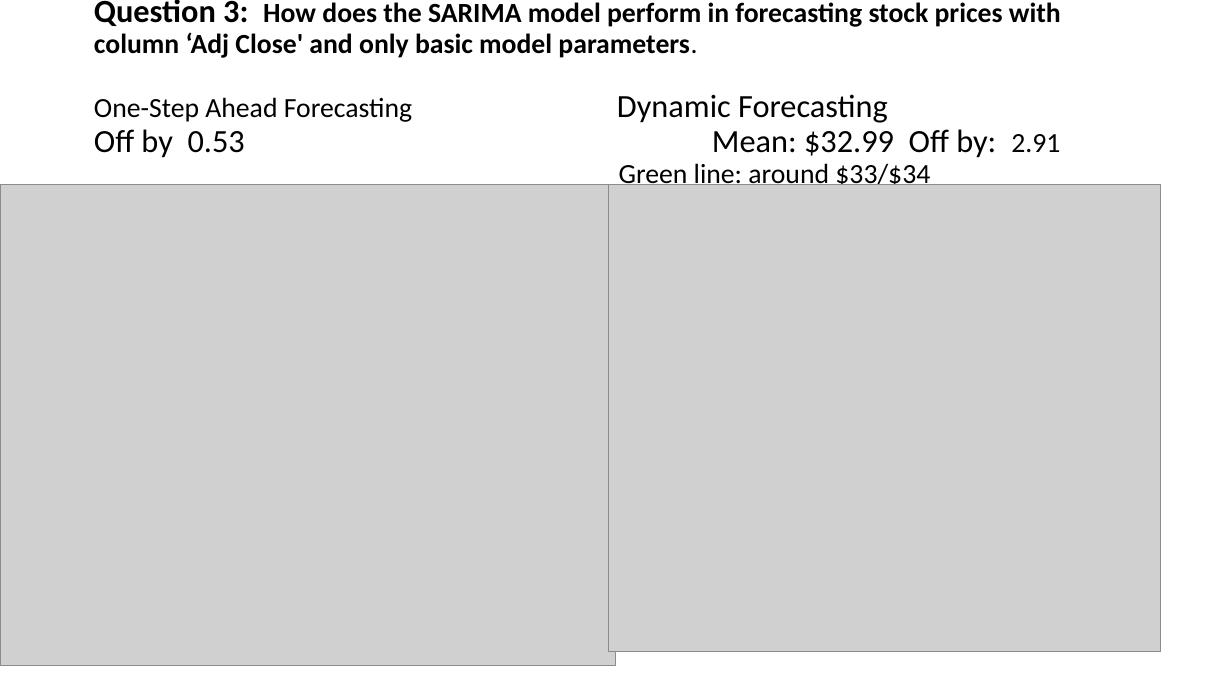
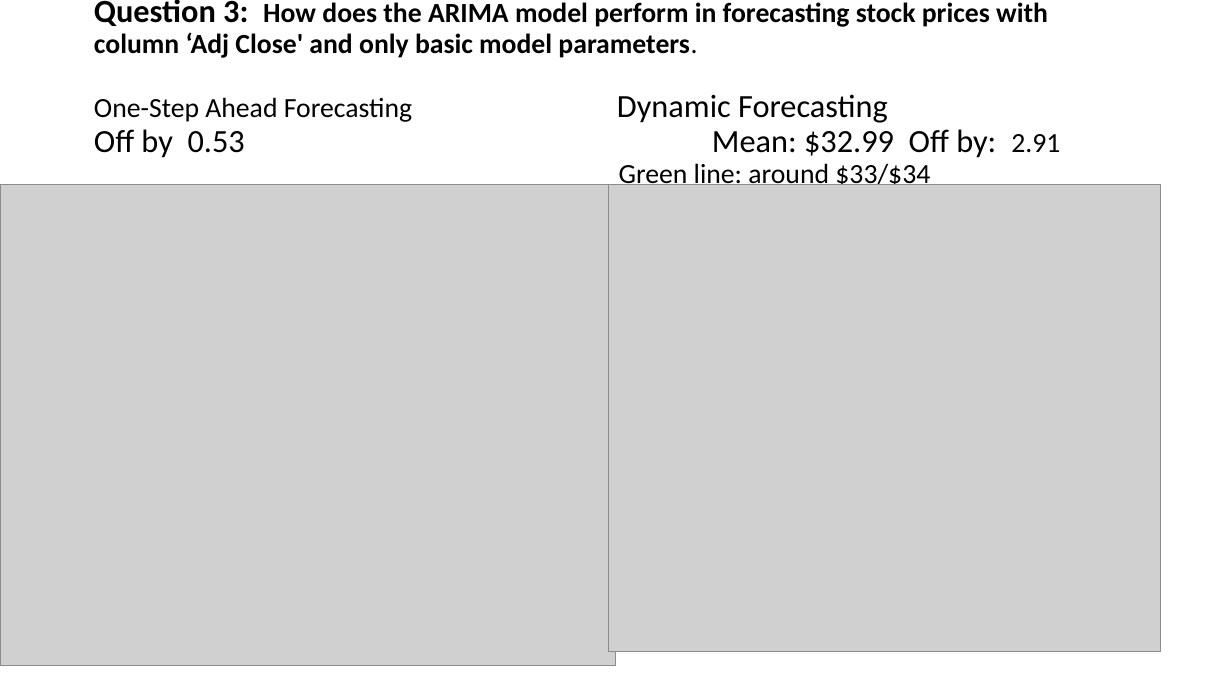
Before and after one commit to davidrtorres/Model-5-Stock-Price-Forecasting, a slide deck: slide 8 of Presentation1.pptx (slide 7 before the commit). Drawn at 1232x693 pixels with LibreOffice and Linux fonts; fonts in the diff are those of the drawing; grey boxes stand for pictures. Boxes give left, top, right and bottom in pixels: in the first picture for what was removed or moved away, otherwise in the second. Text is boxed around its words. In the diff, an @@ line names an element or a change of style, - is before the commit and + after.

```diff
--- a/Presentation1.pptx
+++ b/Presentation1.pptx
@@ title at [94, 0, 1060, 190]: text changed @@
-Question 3: How does the SARIMA model perform in forecasting stock prices with column ‘Adj Close' and only basic model parameters.
-One-Step Ahead Forecasting Dynamic Forecasting
-Off by 0.53 Mean: $32.99 Off by: 2.91
-Green line: around $33/$34
+Question 3: How does the ARIMA model perform in forecasting stock prices with column ‘Adj Close' and only basic model parameters.
+One-Step Ahead Forecasting Dynamic Forecasting
+Off by 0.53 Mean: $32.99 Off by: 2.91
+Green line: around $33/$34
```
Also in this commit, not shown: 3 other slides changed, 5 slides added, 1 other file.
